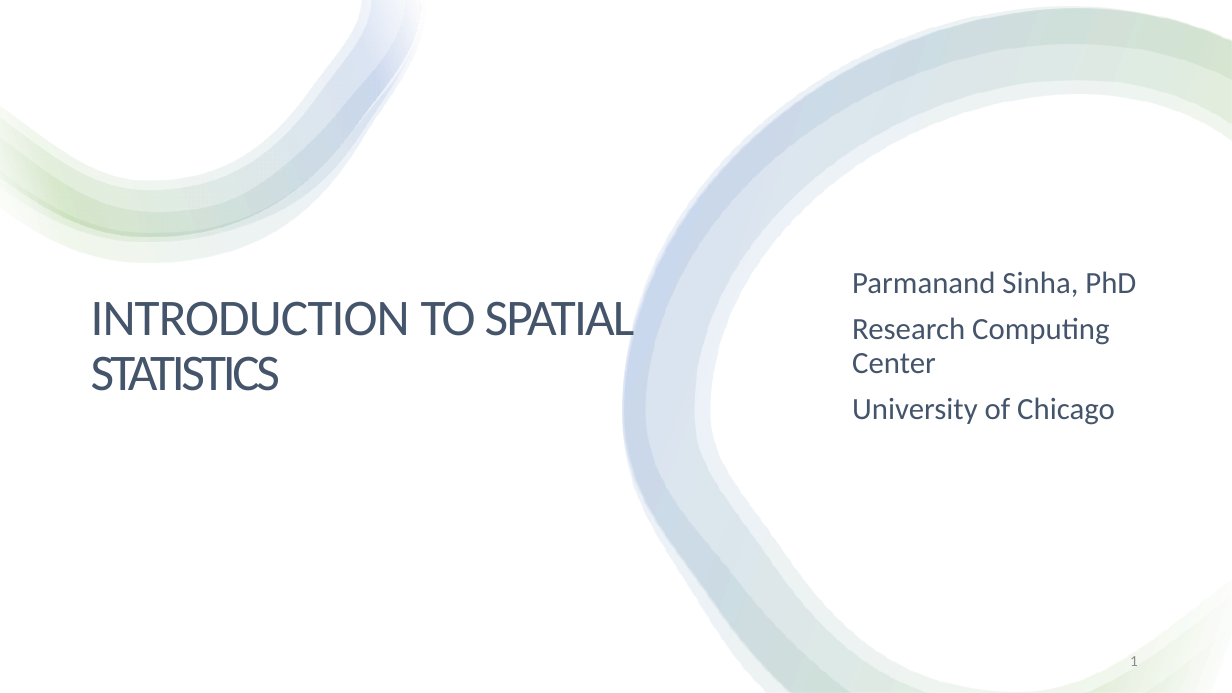
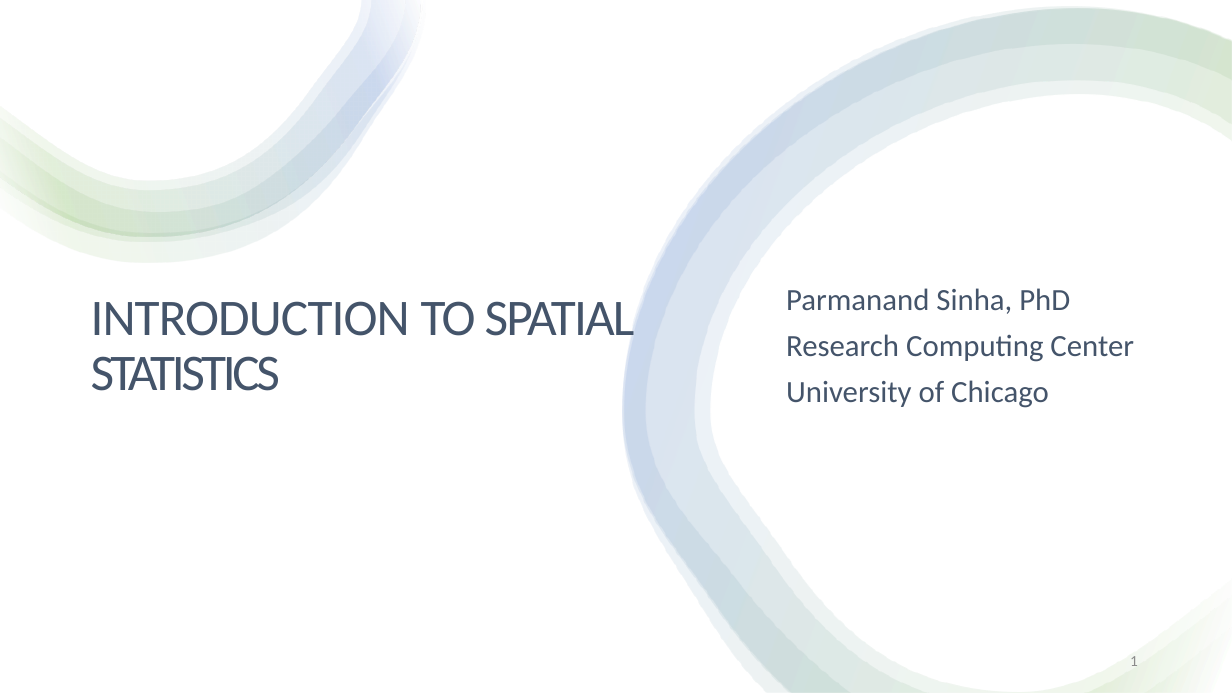
Before and after one commit to rcc-uchicago/SpatialStatistics_R, a slide deck: slide 1 of A QUICK INTRODUCTION TO SPATIAL STATISTICS.pptx. Drawn at 1232x693 pixels with LibreOffice and Linux fonts; fonts in the diff are those of the drawing. Boxes give left, top, right and bottom in pixels: in the first picture for what was removed or moved away, otherwise in the second. Text is boxed around its words. In the diff, an @@ line names an element or a change of style, - is before the commit and + after.

```diff
--- a/A QUICK INTRODUCTION TO SPATIAL STATISTICS.pptx
+++ b/A QUICK INTRODUCTION TO SPATIAL STATISTICS.pptx
@@ subtitle "Parmanand Sinha, PhD" rewrapped from bbox=[852, 271, 1136, 425] to bbox=[786, 288, 1134, 408] @@
```
Also in this commit, not shown: 2 other files.
